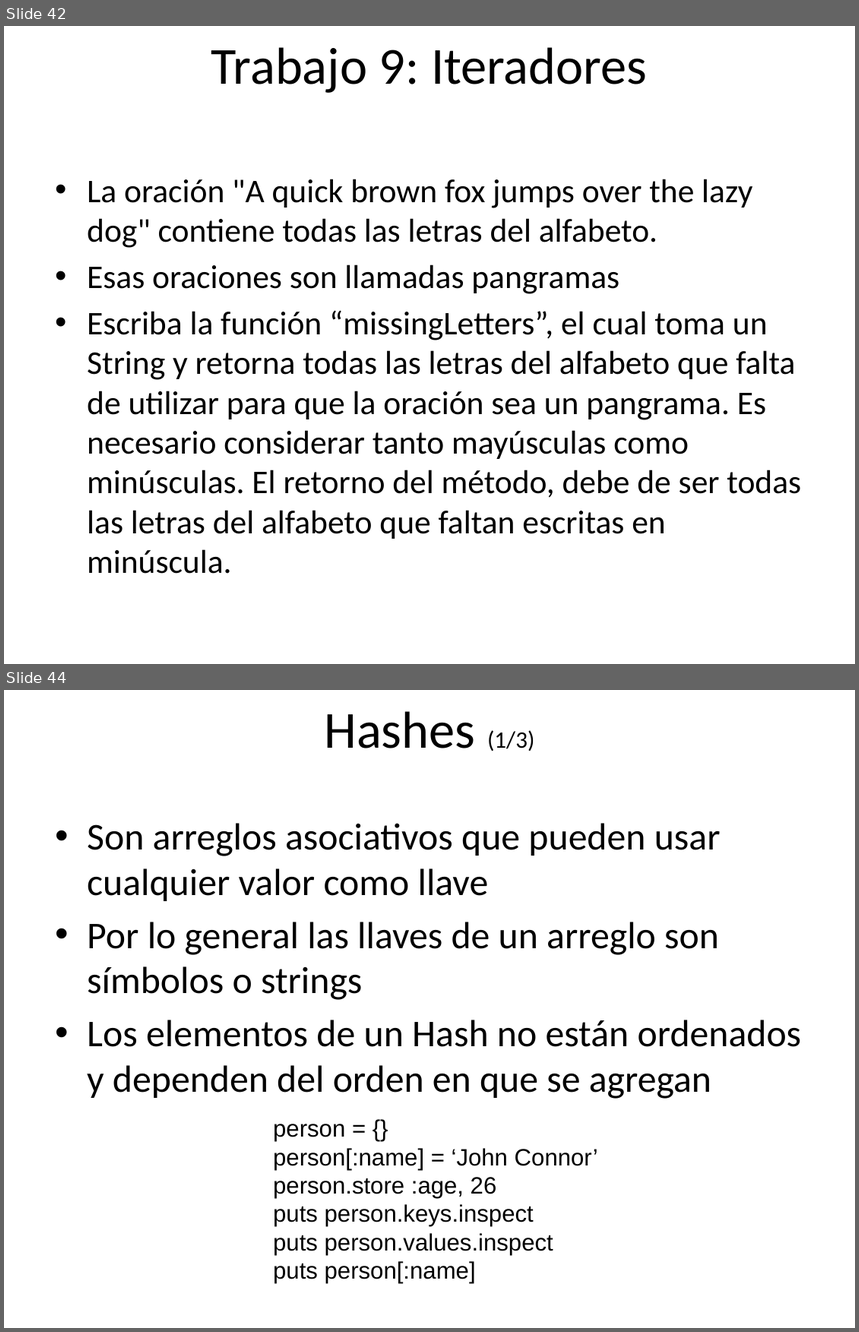
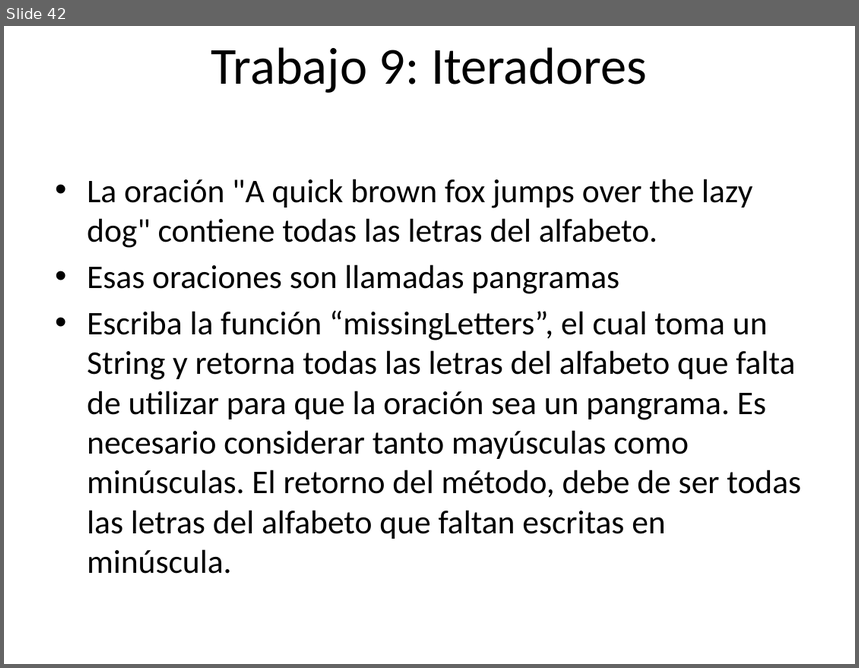
Before and after one commit to rarodriguez/curso_rails, a slide deck: presentaciones/Clase 1-Introduccion a Ruby.pptx. Shown one above the other, each under a label of ours: slides 42 and 44 before the commit, slide 42 after it; the slides between them are not shown. The pictures are 859x1332 and 859x668 pixels, drawn with LibreOffice and Linux fonts; fonts in the diff are those of the drawing; background and template pictures are left out. Boxes give left, top, right and bottom in pixels: in the first picture for what was removed or moved away, otherwise in the second. Text is boxed around its words. In the diff, an @@ line names an element or a change of style, - is before the commit and + after.

Commit message:
Agregando el codigo de ejemplo del trabajo en clase y la plantilla de la presentacion que vamos a ver en la clase 2

```diff
--- a/presentaciones/Clase 1-Introduccion a Ruby.pptx
+++ b/presentaciones/Clase 1-Introduccion a Ruby.pptx
@@ slide 44 removed at [4, 690, 855, 1328], background picture (left out) @@
@@ title removed at [324, 711, 534, 751] @@
-Hashes (1/3)
@@ text removed at [87, 823, 802, 1099] @@
-• Son arreglos asociativos que pueden usar cualquier valor como llave
-• Por lo general las llaves de un arreglo son símbolos o strings
-• Los elementos de un Hash no están ordenados y dependen del orden en que se agregan
@@ text removed at [273, 1124, 598, 1284] @@
-person = {}
-person[:name] = ‘John Connor’
-person.store :age, 26
-puts person.keys.inspect
-puts person.values.inspect
-puts person[:name]
```
Also in this commit, not shown: 1 slide changed, 26 other slides removed, 2 other files.
